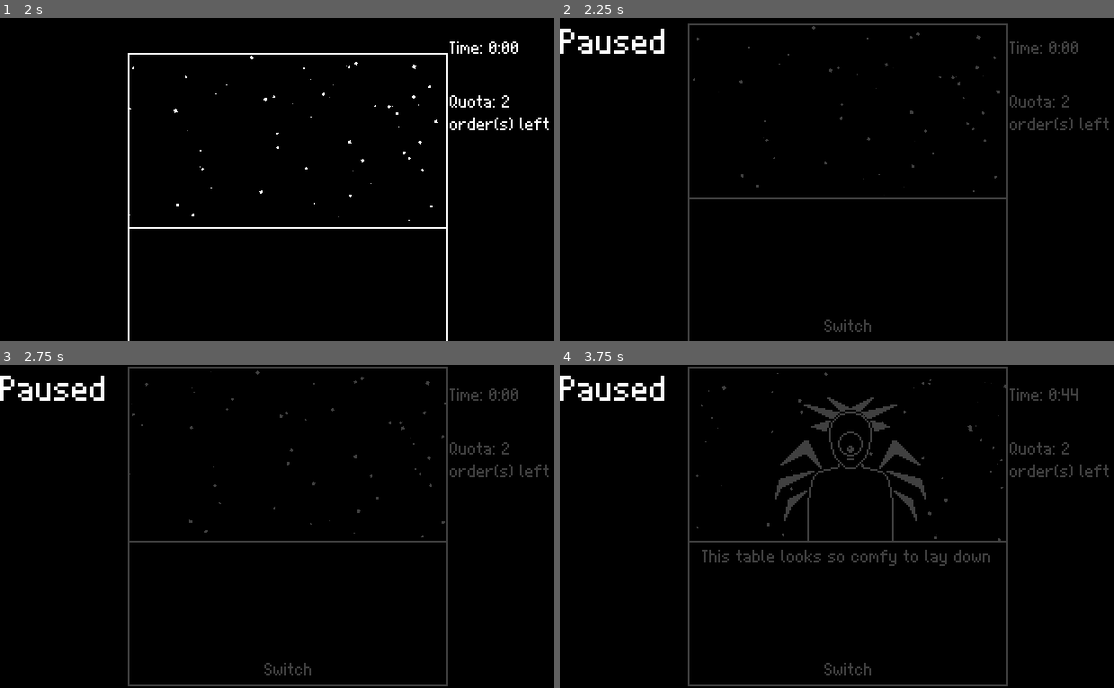
Above: before the commit, frames 1-4 (two rows, left to right).
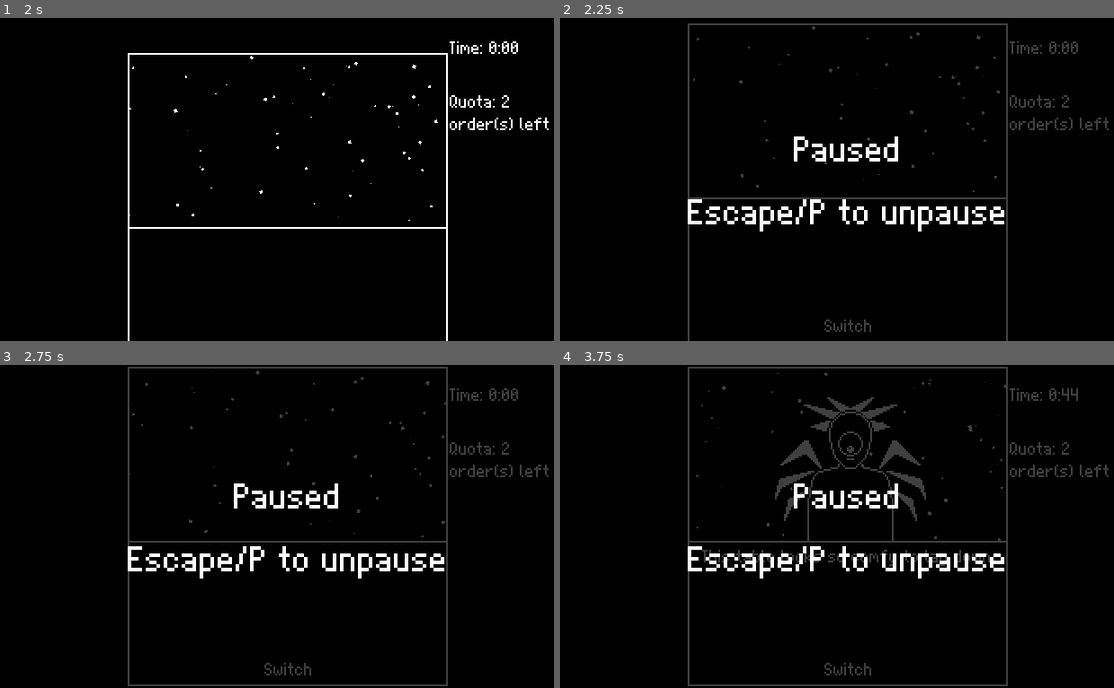
Above: after the commit, the same moments.

Repository: Banalian/BitBiscuit-GMTK2024
Game: Godot game, scene res://Scenes/main_menu.tscn
Same seed, same stepped clock (60 frames per second), same inputs: the game is played once before the commit and once after it.
Inputs (mouse positions are in pixels of both pictures, inside the frame that each line leads up to):
- Up to frame 1 (2 s): click "Play" at 0.5 s; click "Play" at 1.25 s
- Up to frame 2 (2.25 s): tap Enter at 2 s; move the mouse to (975, 163) at 2.02 s; tap P at 2.1 s; click (975, 163) at 2.17 s
- Up to frame 3 (2.75 s): tap Space at 2.27 s
- Up to frame 4 (3.75 s): move the mouse to (731, 542) at 2.77 s; tap P at 2.85, 3.6 s; click (731, 542) at 2.92 s; tap Space at 3.02 s; move the mouse to (903, 455) at 3.52 s; click (903, 455) at 3.67 s

Frame 1 is identical in both runs. In frame 2, 2.4% of the frame differs, in the area x 0-81%, y 3-67%; in frame 3, 2.4%; in frame 4, 2.4%.

Commit message:
feat(pause): make the pause menu prettier

Diff:
--- a/Scenes/pause_handler.tscn
+++ b/Scenes/pause_handler.tscn
@@ -9,28 +9,37 @@
 
 [node name="Panel" type="Panel" parent="."]
 visible = false
-top_level = true
+z_index = 9
 offset_right = 320.0
 offset_bottom = 180.0
 
 [node name="VBoxContainer" type="VBoxContainer" parent="Panel"]
+z_index = 9
 layout_mode = 1
 anchors_preset = 8
 anchor_left = 0.5
 anchor_top = 0.5
 anchor_right = 0.5
 anchor_bottom = 0.5
-offset_left = -30.0
-offset_top = -20.0
-offset_right = 30.0
-offset_bottom = 20.0
+offset_left = -140.0
+offset_top = -55.0
+offset_right = 140.0
+offset_bottom = 55.0
 grow_horizontal = 2
 grow_vertical = 2
+theme_override_constants/separation = 10
 alignment = 1
 
 [node name="Label" type="Label" parent="Panel/VBoxContainer"]
-top_level = true
+z_index = 9
 layout_mode = 2
 text = "Paused"
 horizontal_alignment = 1
 vertical_alignment = 1
+
+[node name="Label2" type="Label" parent="Panel/VBoxContainer"]
+z_index = 9
+layout_mode = 2
+text = "Escape/P to unpause"
+horizontal_alignment = 1
+vertical_alignment = 1
